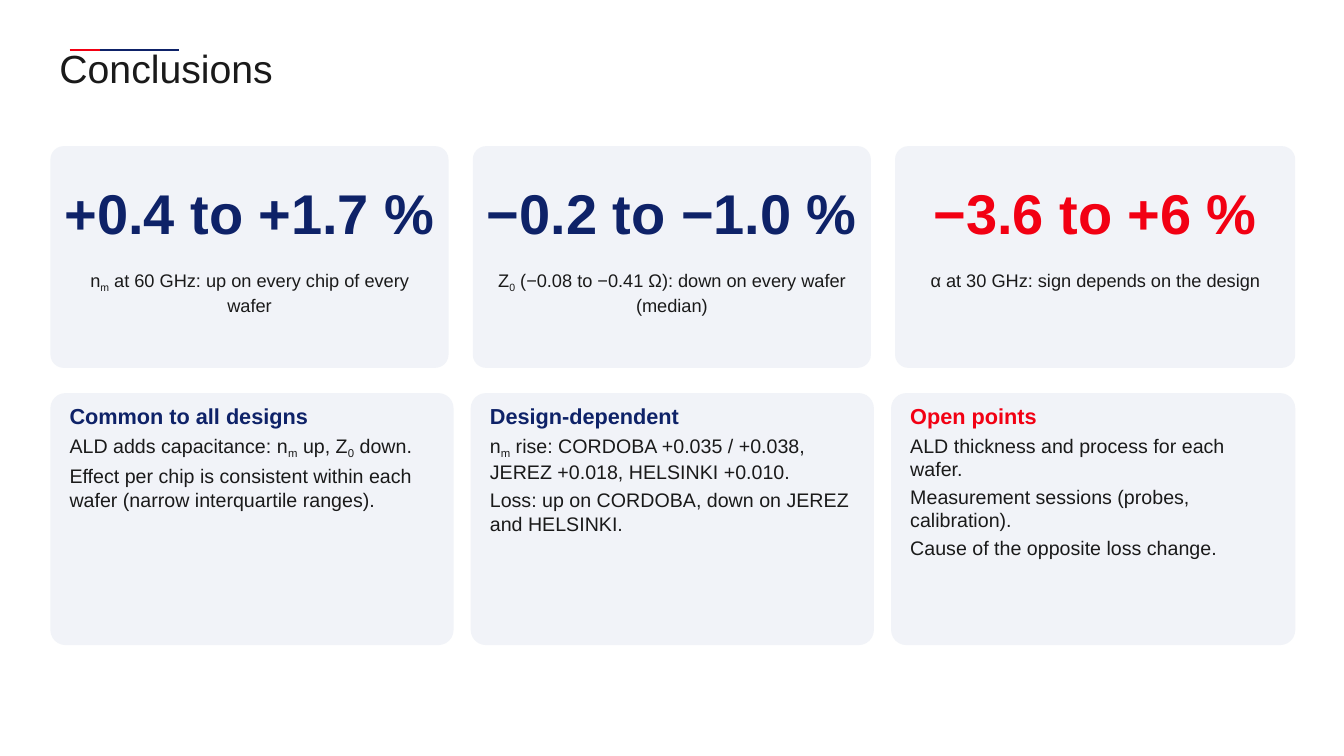
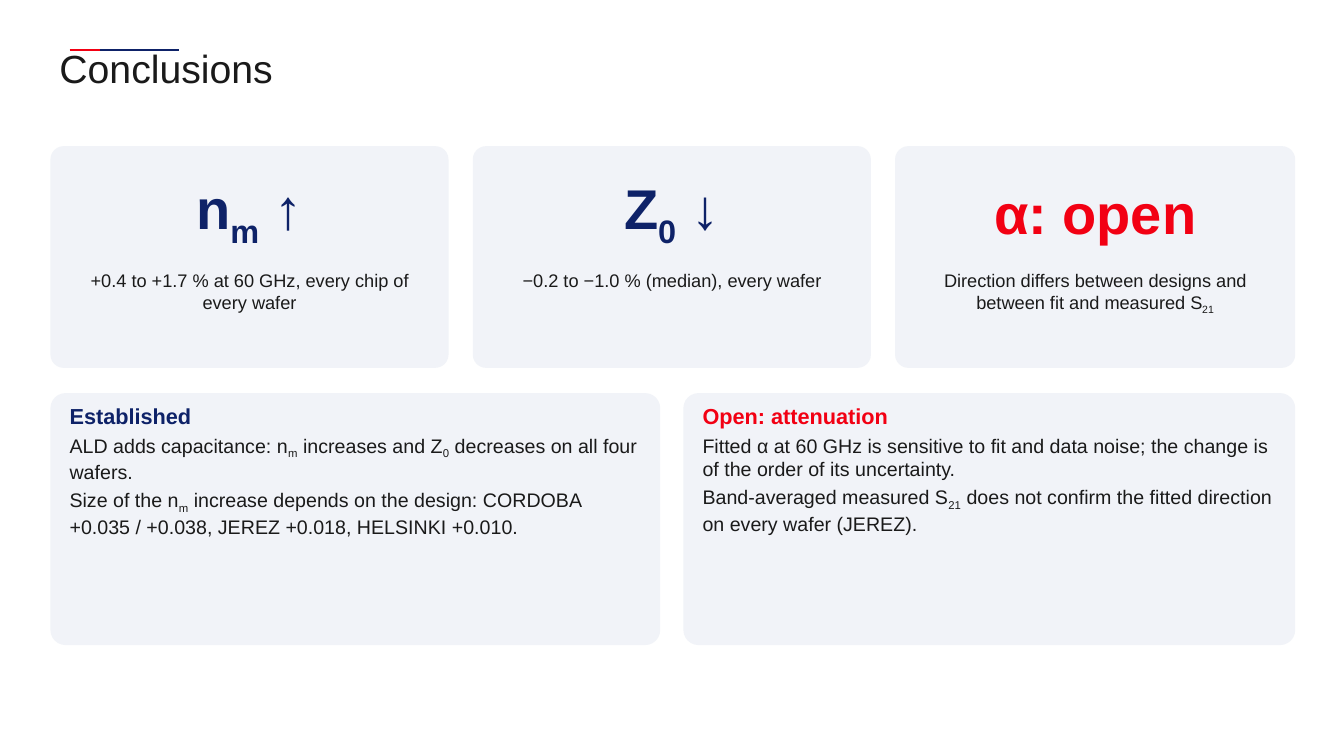
Before and after one commit to andreimuresian/claude, a slide deck: slide 4 of docs/measurements/ald_comparison/ALD_RF_impact_comparison.pptx. Drawn at 1344x756 pixels with LibreOffice and Linux fonts; fonts in the diff are those of the drawing; background and template pictures are left out. Boxes give left, top, right and bottom in pixels: in the first picture for what was removed or moved away, otherwise in the second. Text is boxed around its words. In the diff, an @@ line names an element or a change of style, - is before the commit and + after.

```diff
--- a/docs/measurements/ald_comparison/ALD_RF_impact_comparison.pptx
+++ b/docs/measurements/ald_comparison/ALD_RF_impact_comparison.pptx
@@ text at <box>64,195,369,235</box>: text changed @@
-+0.4 to +1.7 %
+nm ↑
@@ text at <box>487,195,791,235</box>: text changed @@
-−0.2 to −1.0 %
+Z0 ↓
@@ text at <box>994,203,1197,243</box>: text changed @@
-−3.6 to +6 %
+α: open
@@ text at <box>91,273,408,313</box>: text changed @@
-nm at 60 GHz: up on every chip of every wafer
++0.4 to +1.7 % at 60 GHz, every chip of every wafer
@@ text at <box>523,273,821,291</box>: text changed @@
-Z0 (−0.08 to −0.41 Ω): down on every wafer (median)
+−0.2 to −1.0 % (median), every wafer
@@ text at <box>944,273,1246,309</box>: text changed @@
-α at 30 GHz: sign depends on the design
+Direction differs between designs and between fit and measured S21
@@ rounded rectangle: place and size @@
-rounded rectangle at <box>50,393,454,645</box>
+rounded rectangle at <box>50,393,660,645</box>
@@ text at <box>70,408,637,537</box>: text changed @@
-Common to all designs
-ALD adds capacitance: nm up, Z0 down.
-Effect per chip is consistent within each wafer (narrow interquartile ranges).
+Established
+ALD adds capacitance: nm increases and Z0 decreases on all four wafers.
+Size of the nm increase depends on the design: CORDOBA +0.035 / +0.038, JEREZ +0.018, HELSINKI +0.010.
@@ rounded rectangle: place and size @@
-rounded rectangle at <box>471,393,874,645</box>
+rounded rectangle at <box>684,393,1296,645</box>
@@ text at <box>703,408,1272,535</box>: text changed @@
-Design-dependent
-nm rise: CORDOBA +0.035 / +0.038, JEREZ +0.018, HELSINKI +0.010.
-Loss: up on CORDOBA, down on JEREZ and HELSINKI.
+Open: attenuation
+Fitted α at 60 GHz is sensitive to fit and data noise; the change is of the order of its uncertainty.
+Band-averaged measured S21 does not confirm the fitted direction on every wafer (JEREZ).
@@ rounded rectangle removed at <box>891,393,1296,645</box> @@
@@ text removed at <box>910,408,1225,559</box> @@
-Open points
-ALD thickness and process for each wafer.
-Measurement sessions (probes, calibration).
-Cause of the opposite loss change.
```
Also in this commit, not shown: 5 other files.
